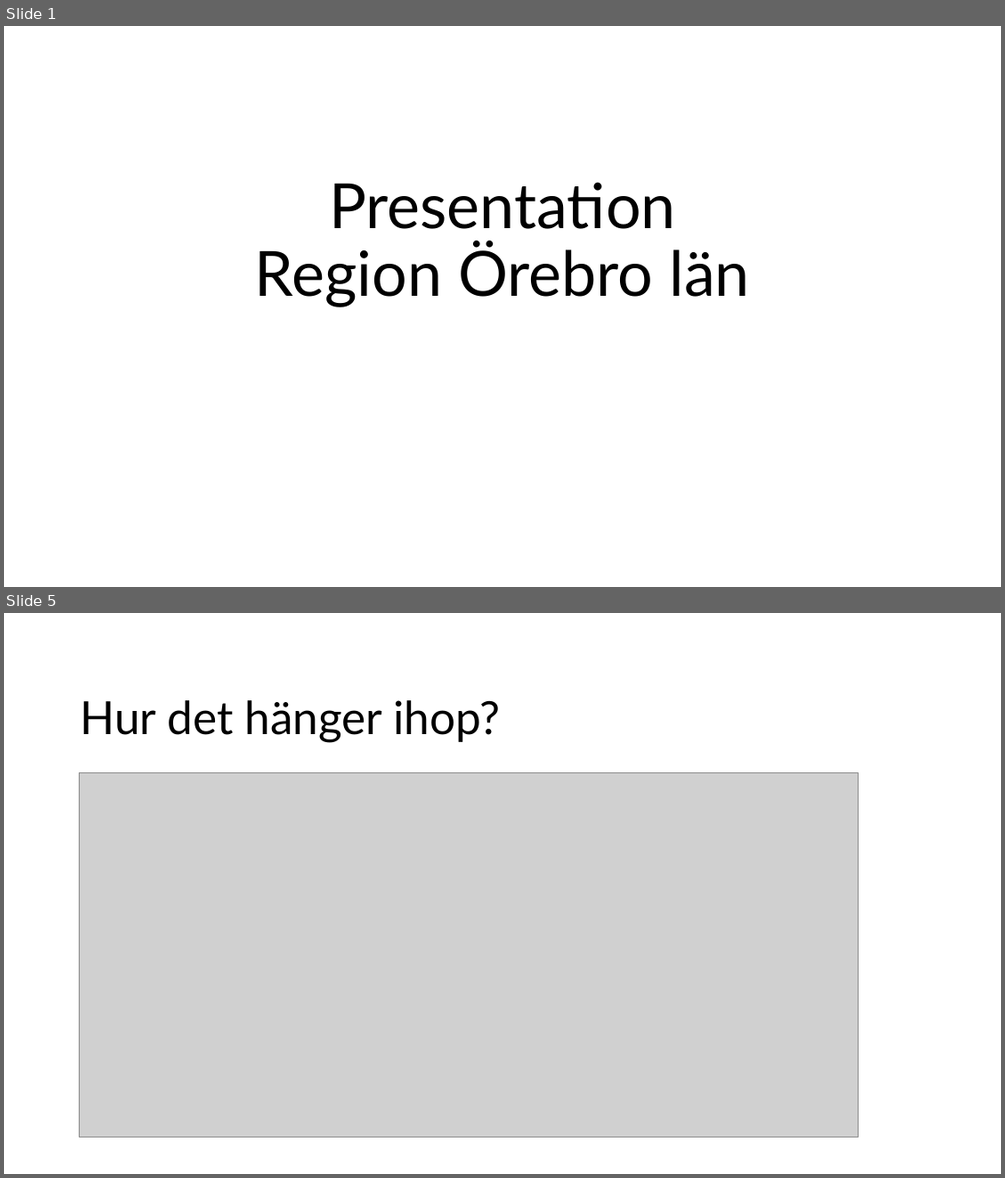
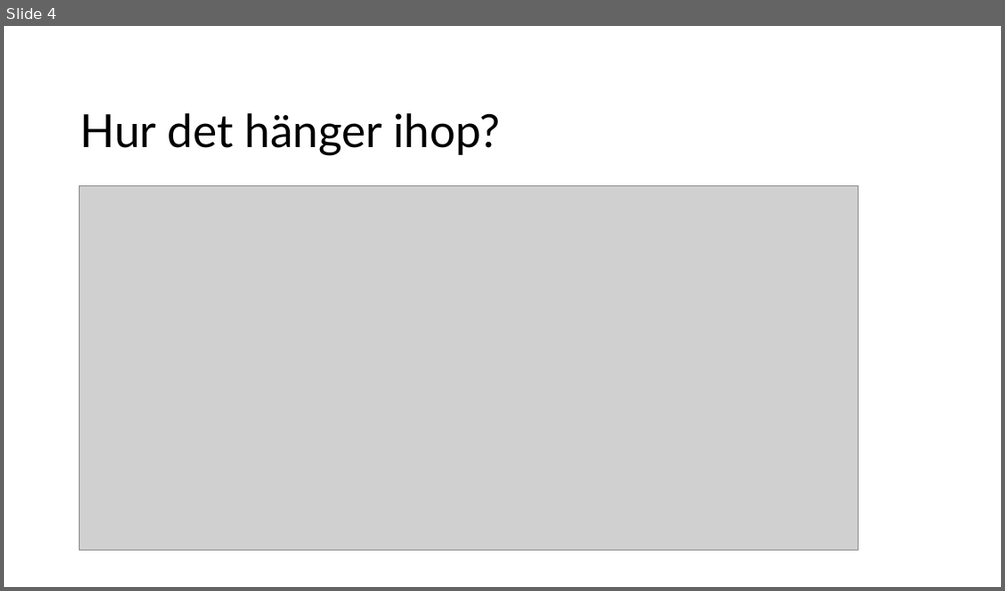
Before and after one commit to arizon-dread/region-orebro-lan, a slide deck: doc/Presentation KLIRR Hack Region Örebro län.odp. Shown one above the other, each under a label of ours: slides 1 and 5 before the commit, slide 4 after it; the slides between them are not shown. The pictures are 1005x1178 and 1005x591 pixels, drawn with LibreOffice and Linux fonts; fonts in the diff are those of the drawing; grey boxes stand for pictures. Boxes give left, top, right and bottom in pixels: in the first picture for what was removed or moved away, otherwise in the second. Text is boxed around its words. In the diff, an @@ line names an element or a change of style, - is before the commit and + after.

```diff
--- a/doc/Presentation KLIRR Hack Region Örebro län.odp
+++ b/doc/Presentation KLIRR Hack Region Örebro län.odp
@@ slide 1 removed at [4, 26, 1001, 587], background #FFFFFF @@
@@ title removed at [255, 182, 750, 307] @@
-Presentation
-Region Örebro län
@@ what was slide 5 is now slide 4 @@
```
Also in this commit, not shown: 4 slides changed, 1 slide added, 1 other slide removed.
